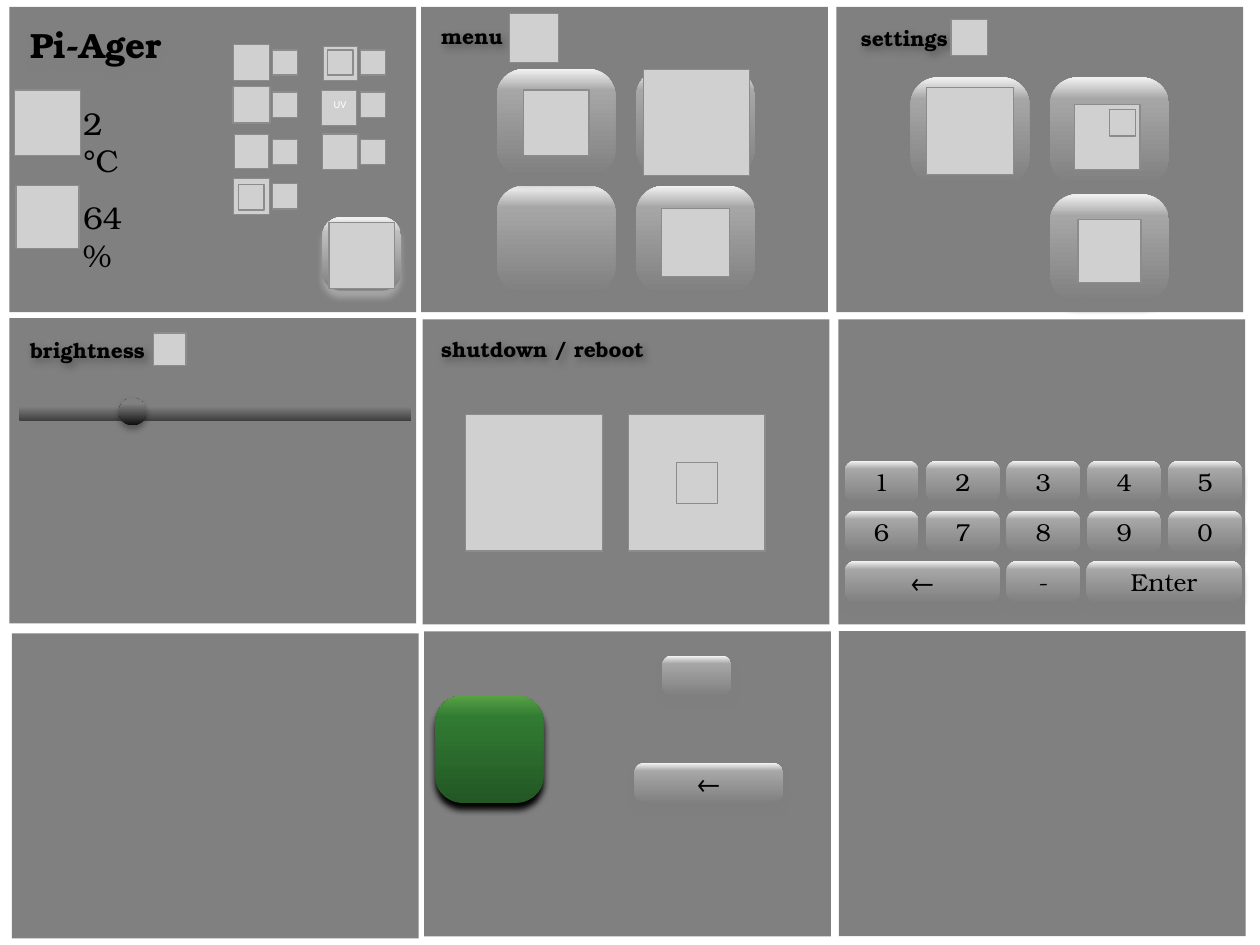
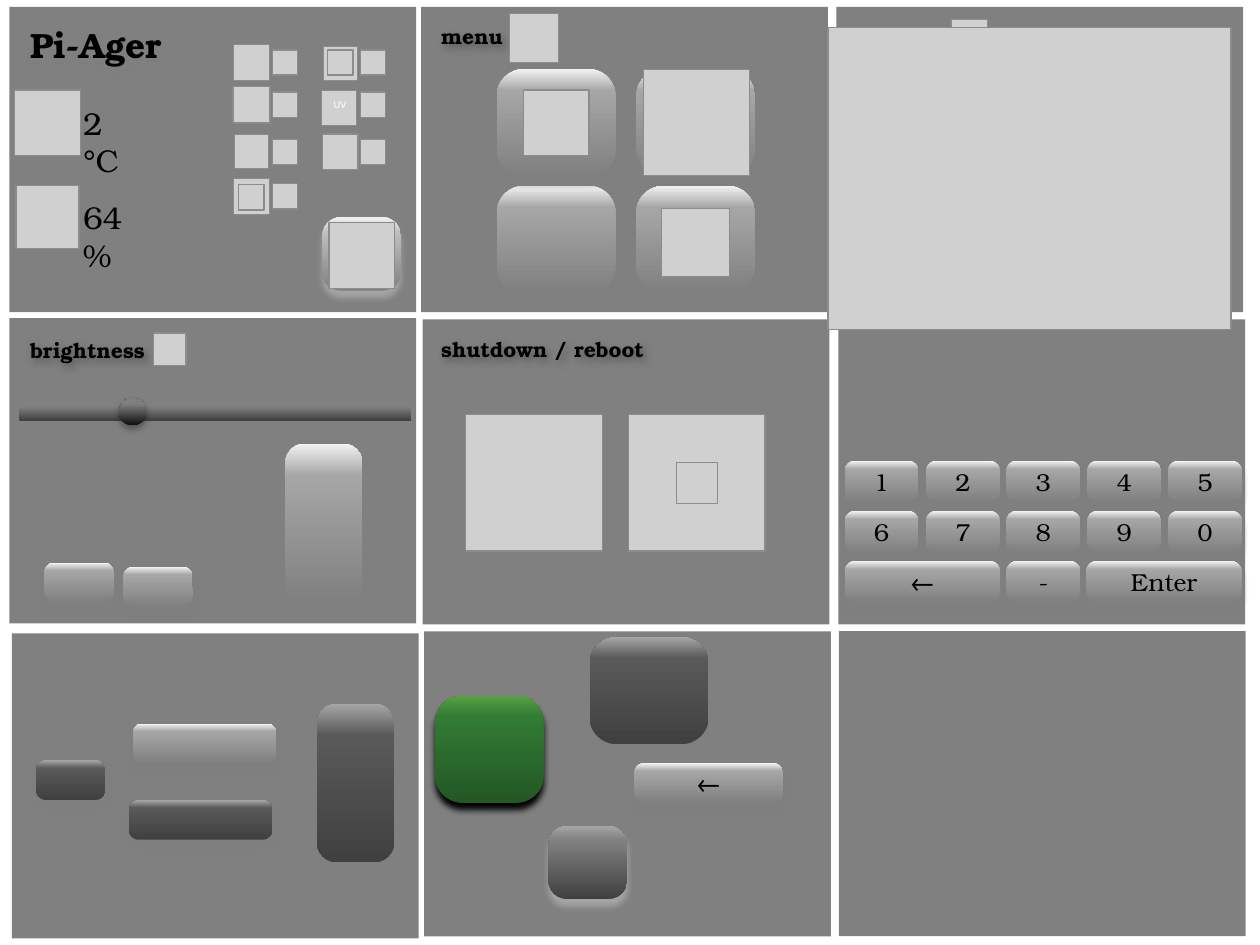
Before and after one commit to Tronje-the-Falconer/Pi-Ager, a slide deck: slide 1 of nextion/Pi-Ager_Nextion.pptx. Drawn at 1260x945 pixels with LibreOffice and Linux fonts; fonts in the diff are those of the drawing; grey boxes stand for pictures; background and template pictures are left out. Boxes give left, top, right and bottom in pixels: in the first picture for what was removed or moved away, otherwise in the second. Text is boxed around its words. In the diff, an @@ line names an element or a change of style, - is before the commit and + after.

```diff
--- a/nextion/Pi-Ager_Nextion.pptx
+++ b/nextion/Pi-Ager_Nextion.pptx
@@ picture added at [828, 28, 1231, 330] @@
@@ picture removed at [926, 87, 1013, 174] @@
@@ picture removed at [1075, 105, 1140, 170] @@
@@ picture removed at [1110, 110, 1137, 136] @@
@@ picture removed at [1079, 217, 1142, 280] @@
@@ picture removed at [1079, 219, 1142, 282] @@
@@ rounded rectangle: place and size @@
-rounded rectangle at [662, 656, 731, 696]
+rounded rectangle at [285, 444, 362, 602]
@@ rounded rectangle added at [44, 563, 113, 602], fill gradient #808080 to #A6A6A6 to #F2F2F2 @@
@@ rounded rectangle added at [123, 567, 193, 606], fill gradient #808080 to #A6A6A6 to #F2F2F2 @@
@@ rounded rectangle added at [590, 636, 708, 743], fill gradient #404040 to #595959 to #A6A6A6 @@
@@ rounded rectangle added at [316, 703, 393, 862], fill gradient #404040 to #595959 to #A6A6A6 @@
@@ rounded rectangle added at [132, 723, 276, 762], fill gradient #808080 to #A6A6A6 to #F2F2F2 @@
@@ rounded rectangle added at [37, 761, 106, 800], fill gradient #404040 to #595959 to #A6A6A6 @@
@@ rounded rectangle added at [129, 800, 272, 839], fill gradient #404040 to #595959 to #A6A6A6 @@
@@ rounded rectangle added at [548, 825, 626, 898], fill gradient #404040 to #808080 to #A6A6A6 @@
```
